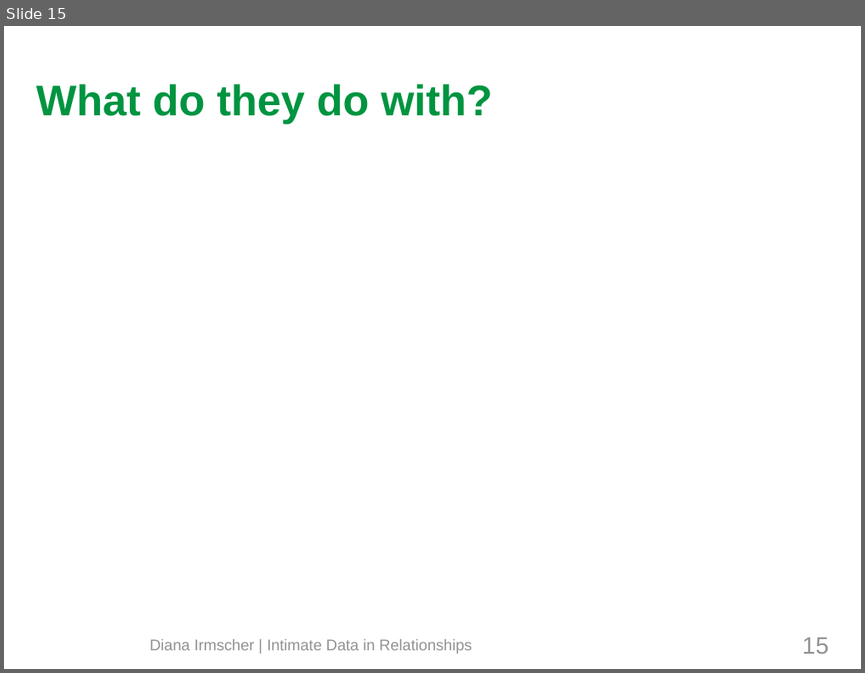
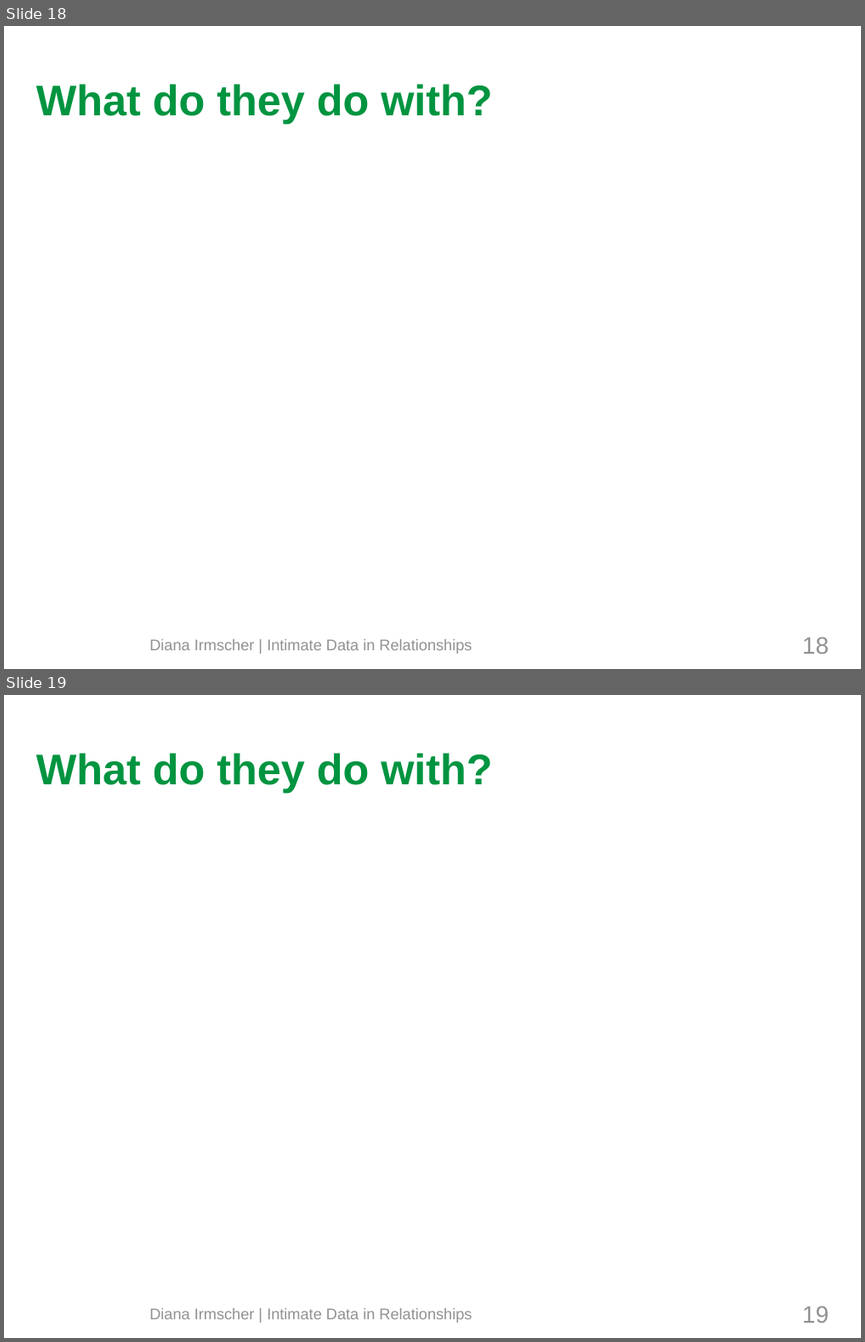
Before and after one commit to mieztatz/advanced_seminar_media_informatics, a slide deck: slides/final_presentation_irmscher.odp. Shown one above the other, each under a label of ours: slide 15 before the commit, slides 18 and 19 after it. The pictures are 865x673 and 865x1342 pixels, drawn with LibreOffice and Linux fonts; fonts in the diff are those of the drawing; background and template pictures are left out. Boxes give left, top, right and bottom in pixels: in the first picture for what was removed or moved away, otherwise in the second. Text is boxed around its words. In the diff, an @@ line names an element or a change of style, - is before the commit and + after.

```diff
--- a/slides/final_presentation_irmscher.odp
+++ b/slides/final_presentation_irmscher.odp
@@ slide 19 added at (x1=4, y1=695, x2=861, y2=1338), background #FFFFFF @@
@@ title added at (x1=36, y1=753, x2=492, y2=793), 36 pt, text #009440, bold @@
+What do they do with?
@@ page number added at (x1=802, y1=1305, x2=828, y2=1322), 20 pt, text #919191 @@
+19
@@ text added at (x1=149, y1=1308, x2=472, y2=1322), 13 pt, text #919191 @@
+Diana Irmscher | Intimate Data in Relationships
@@ what was slide 15 is now slide 18 @@
@@ page number at (x1=802, y1=636, x2=828, y2=653): text changed @@
-15
+18
```
Also in this commit, not shown: 3 other slides added, 1 other file.
